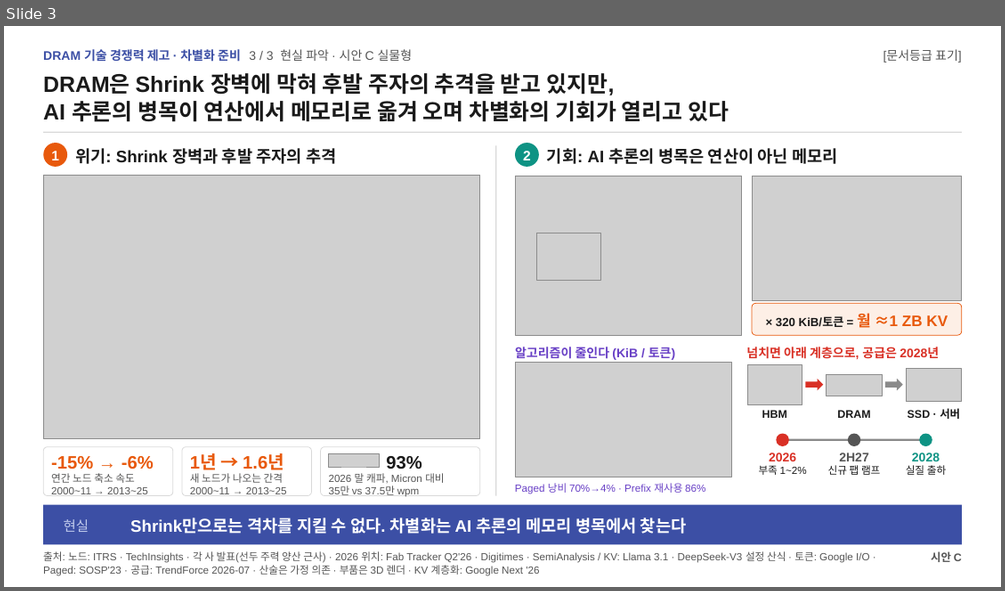
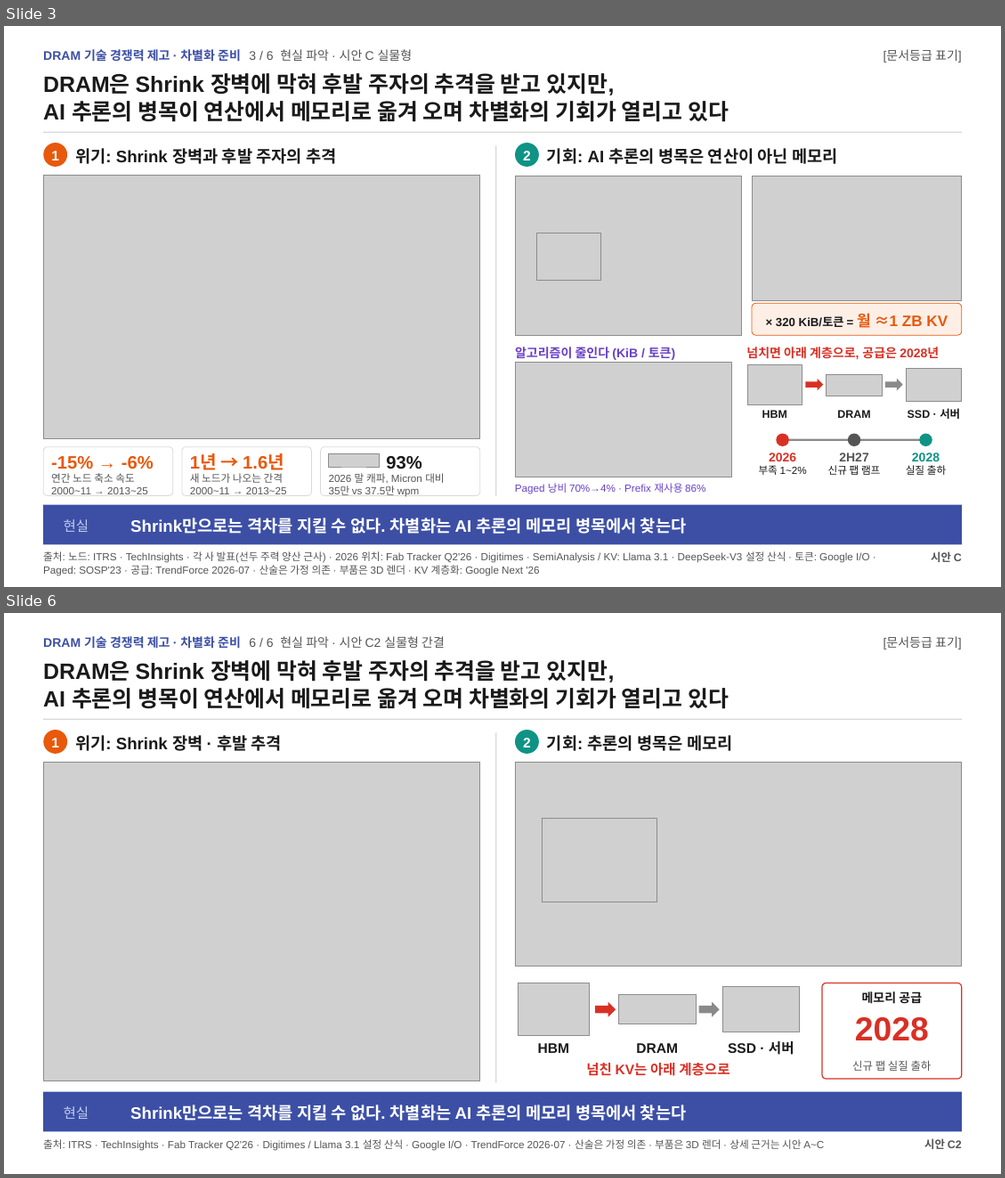
Before and after one commit to k31001/action-learning, a slide deck: dashboard/public/presentations/dram-reality-options.pptx. Shown one above the other, each under a label of ours: slide 3 before the commit, slides 3 and 6 after it; the slides between them are not shown. The pictures are 1005x591 and 1005x1178 pixels, drawn with LibreOffice and Linux fonts; fonts in the diff are those of the drawing; grey boxes stand for pictures. Boxes give left, top, right and bottom in pixels: in the first picture for what was removed or moved away, otherwise in the second. Text is boxed around its words. In the diff, an @@ line names an element or a change of style, - is before the commit and + after.

```diff
--- a/dashboard/public/presentations/dram-reality-options.pptx
+++ b/dashboard/public/presentations/dram-reality-options.pptx
@@ slide 6 added at bbox=[4, 613, 1001, 1174], background #FFFFFF @@
@@ text added at bbox=[43, 636, 445, 649], 18 pt, text #3C4FA5, bold @@
+DRAM 기술 경쟁력 제고 · 차별화 준비 6 / 6 현실 파악 · 시안 C2 실물형 간결
@@ text added at bbox=[883, 636, 962, 649], 18 pt, text #555555 @@
+[문서등급 표기]
@@ text added at bbox=[43, 660, 728, 709], 32 pt, text #1A1A1A, bold @@
+DRAM은 Shrink 장벽에 막혀 후발 주자의 추격을 받고 있지만,
+AI 추론의 병목이 연산에서 메모리로 옮겨 오며 차별화의 기회가 열리고 있다
@@ rectangle added at bbox=[43, 719, 962, 720], fill #D9D9D9 @@
@@ ellipse added at bbox=[43, 730, 67, 754], fill #E8590C @@
@@ text added at bbox=[51, 738, 59, 747], 20 pt, text #FFFFFF, bold @@
+1
@@ text added at bbox=[75, 735, 282, 751], 24 pt, text #1A1A1A, bold @@
+위기: Shrink 장벽 · 후발 추격
@@ rectangle added at bbox=[495, 732, 496, 1083], fill #D9D9D9 @@
@@ ellipse added at bbox=[515, 730, 539, 754], fill #0E9384 @@
@@ text added at bbox=[523, 738, 531, 747], 20 pt, text #FFFFFF, bold @@
+2
@@ text added at bbox=[547, 735, 733, 751], 24 pt, text #1A1A1A, bold @@
+기회: 추론의 병목은 메모리
@@ picture added at bbox=[43, 762, 480, 1080] @@
@@ picture added at bbox=[515, 762, 962, 965] @@
@@ picture added at bbox=[542, 818, 657, 901] @@
@@ picture added at bbox=[518, 983, 590, 1035] @@
@@ picture added at bbox=[722, 986, 800, 1031] @@
@@ rounded rectangle added at bbox=[822, 983, 962, 1078], fill #FFFFFF, outline #D93025 1.5 pt @@
@@ right arrow added at bbox=[595, 1002, 615, 1017], fill #D93025 @@
@@ picture added at bbox=[618, 994, 696, 1023] @@
@@ right arrow added at bbox=[699, 1002, 720, 1017], fill #8A8A8A @@
@@ text added at bbox=[862, 991, 922, 1004], 18 pt, text #1A1A1A, bold @@
+메모리 공급
@@ text added at bbox=[855, 1017, 929, 1041], 48 pt, text #D93025, bold @@
+2028
@@ text added at bbox=[538, 1043, 569, 1053], 20 pt, text #1A1A1A, bold @@
+HBM
@@ text added at bbox=[586, 1062, 729, 1076], 20 pt, text #D93025, bold @@
+넘친 KV는 아래 계층으로
@@ text added at bbox=[636, 1043, 678, 1053], 20 pt, text #1A1A1A, bold @@
+DRAM
@@ text added at bbox=[728, 1041, 794, 1054], 20 pt, text #1A1A1A, bold @@
+SSD · 서버
@@ text added at bbox=[852, 1060, 931, 1070], 16 pt, text #555555 @@
+신규 팹 실질 출하
@@ rectangle added at bbox=[43, 1092, 962, 1131], fill #3C4FA5 @@
@@ text added at bbox=[64, 1106, 89, 1119], 20 pt, text #C0CAEC @@
+현실
@@ text added at bbox=[130, 1104, 687, 1120], 24 pt, text #FFFFFF, bold @@
+Shrink만으로는 격차를 지킬 수 없다. 차별화는 AI 추론의 메모리 병목에서 찾는다
@@ text added at bbox=[43, 1139, 824, 1150], 15 pt, text #555555 @@
+출처: ITRS · TechInsights · Fab Tracker Q2'26 · Digitimes / Llama 3.1 설정 산식 · Google I/O · TrendForce 2026-07 · 산술은 가정 의존 · 부품은 3D 렌더 · 상세 근거는 시안 A~C
@@ text added at bbox=[924, 1138, 962, 1149], 16 pt, text #555555, bold @@
+시안 C2
@@ slide 3 changed as well @@
@@ text at bbox=[43, 49, 413, 62]: text changed @@
-DRAM 기술 경쟁력 제고 · 차별화 준비 3 / 3 현실 파악 · 시안 C 실물형
+DRAM 기술 경쟁력 제고 · 차별화 준비 3 / 6 현실 파악 · 시안 C 실물형
```
Also in this commit, not shown: 2 other slides changed, 2 other slides added, 24 other files.
